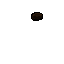
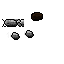
Comparing the layer stacks of the two w=64, h=64 images. Changes:
added layer "Eingefügte Ebene" above "Hintergrund" over left=24, top=30, right=34, bottom=38
painted on "Hintergrund" over left=2, top=19, right=34, bottom=40
